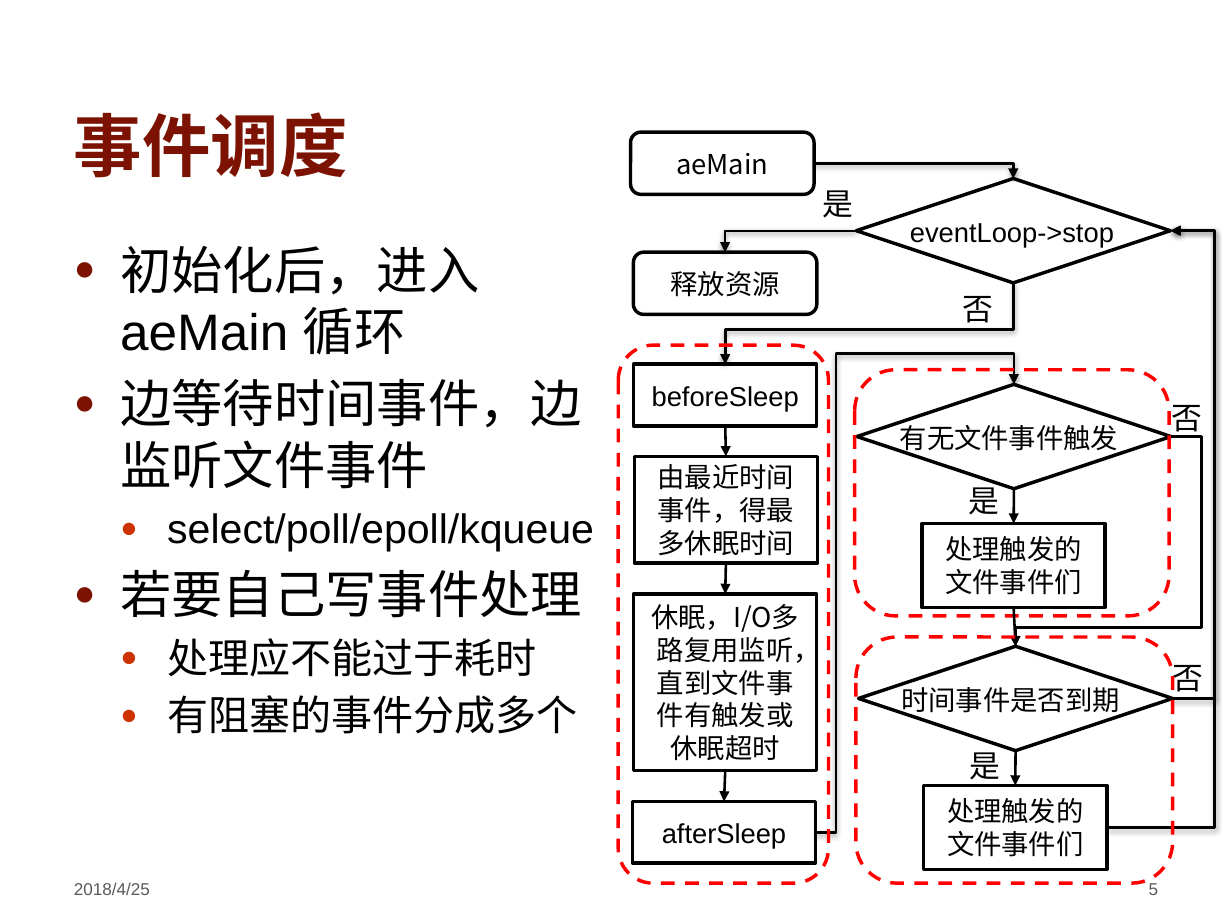
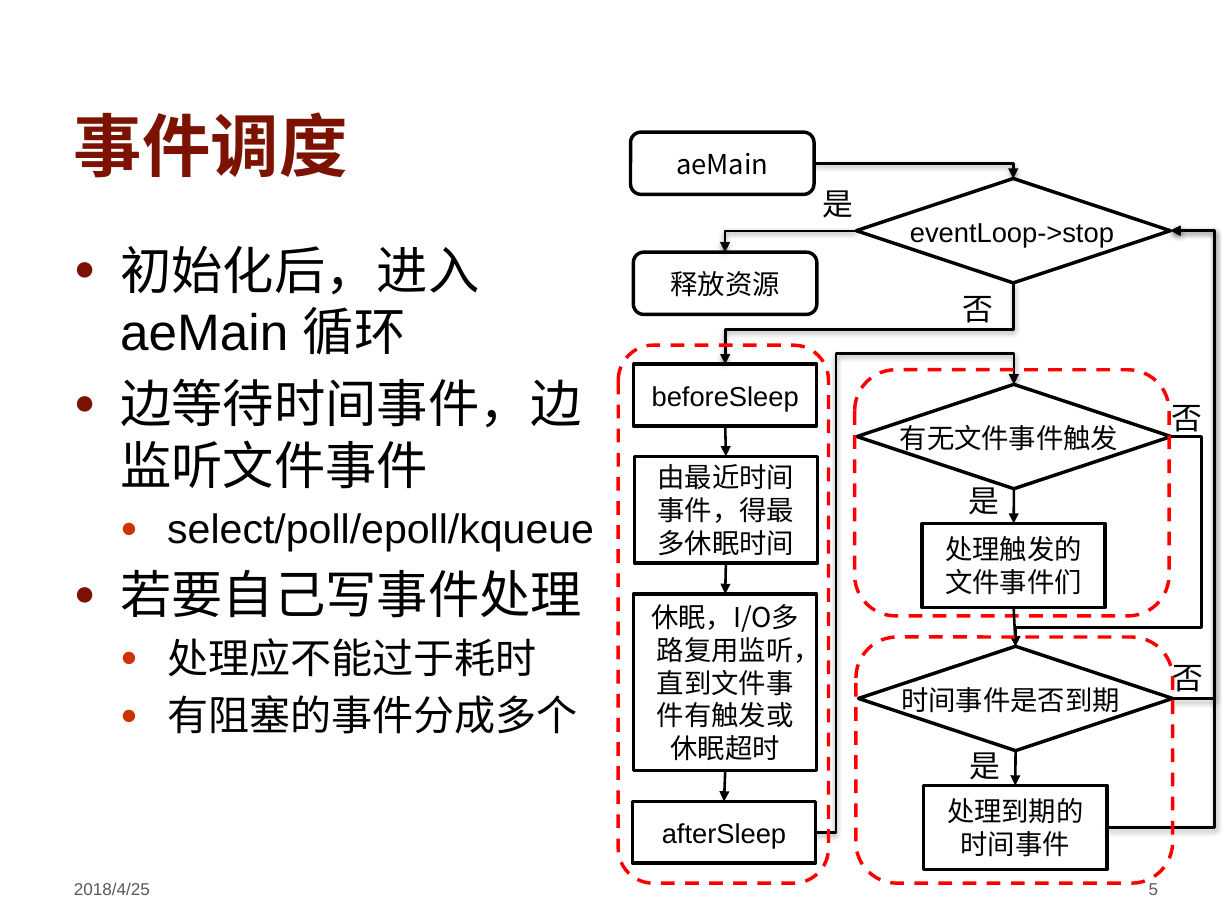
Before and after one commit to hengxin/learning-redis, a slide deck: slide 5 of redis-seminar/3-20180425-Implement P2P Extension For Redis-Zhang/Redis事件&通信协议，P2P扩展，后续方案.pptx. Drawn at 1232x924 pixels with LibreOffice and Linux fonts; fonts in the diff are those of the drawing; background and template pictures are left out. Boxes give left, top, right and bottom in pixels: in the first picture for what was removed or moved away, otherwise in the second. Text is boxed around its words. In the diff, an @@ line names an element or a change of style, - is before the commit and + after.

Commit message:
更改ppt中一个错误

```diff
--- a/redis-seminar/3-20180425-Implement P2P Extension For Redis-Zhang/Redis事件&通信协议，P2P扩展，后续方案.pptx
+++ b/redis-seminar/3-20180425-Implement P2P Extension For Redis-Zhang/Redis事件&通信协议，P2P扩展，后续方案.pptx
@@ text in rectangle at (x1=947, y1=798, x2=1083, y2=857): text changed @@
-处理触发的文件事件们
+处理到期的时间事件
```
